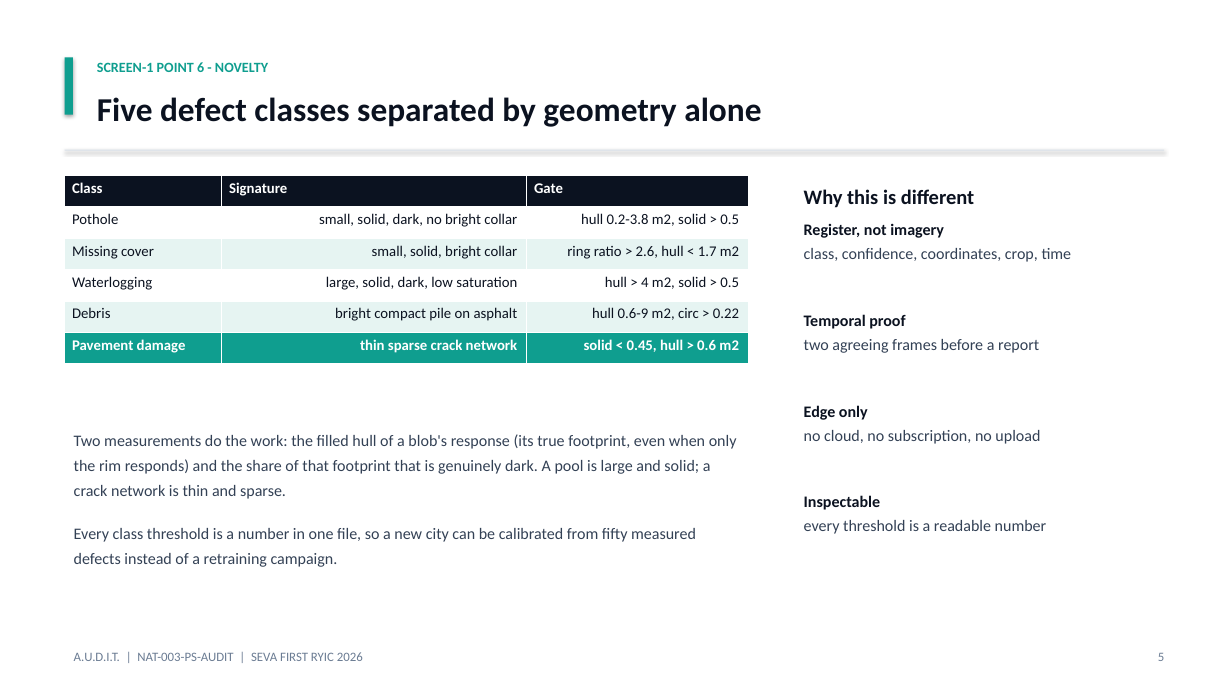
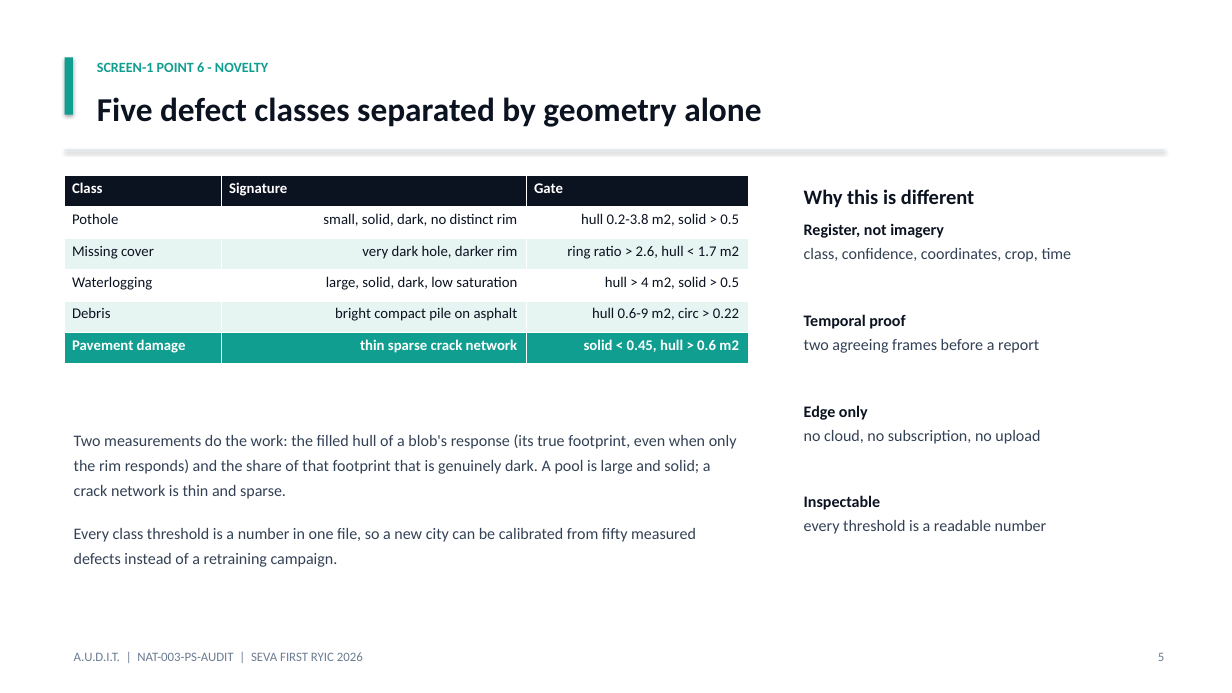
Before and after one commit to rishabhjain001/dominaberg, a slide deck: slide 5 of docs/AUDIT-screen1.pptx. Drawn at 1232x693 pixels with LibreOffice and Linux fonts; fonts in the diff are those of the drawing. Boxes give left, top, right and bottom in pixels: in the first picture for what was removed or moved away, otherwise in the second. Text is boxed around its words. In the diff, an @@ line names an element or a change of style, - is before the commit and + after.

Commit message:
Correct the missing-cover description and lock the review fixes with tests
- deck, video scenes and the Screen-1 dossier now describe the missing-cover rim
  as darker, which matches the renderer
- tests: register IDs stay unique after a merge, and a second read adds no
  simulated time

```diff
--- a/docs/AUDIT-screen1.pptx
+++ b/docs/AUDIT-screen1.pptx
@@ table at (65,176,749,364) @@
-row 2, column 2: small, solid, dark, no bright collar
+row 2, column 2: small, solid, dark, no distinct rim
-row 3, column 2: small, solid, bright collar
+row 3, column 2: very dark hole, darker rim
```
Also in this commit, not shown: 6 other files.
